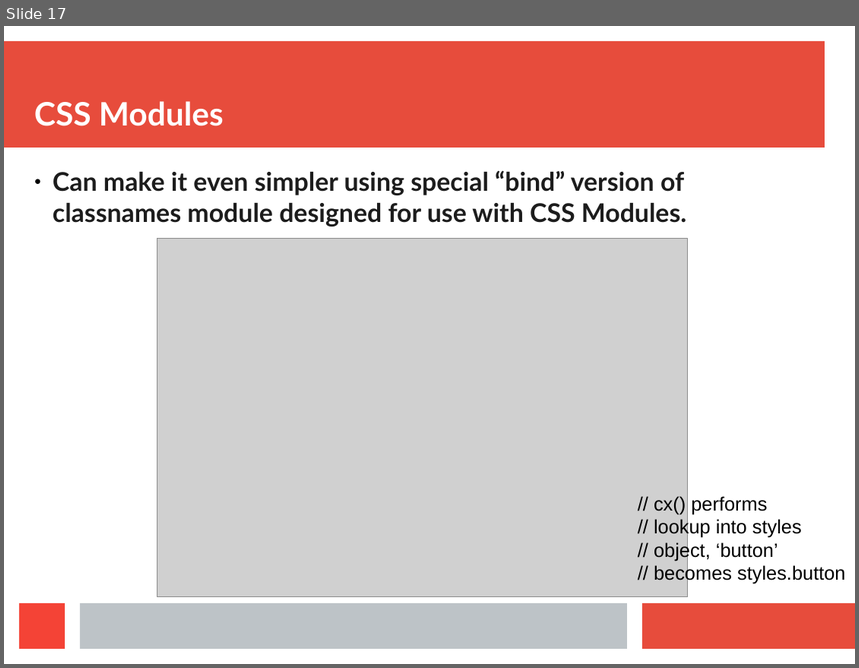
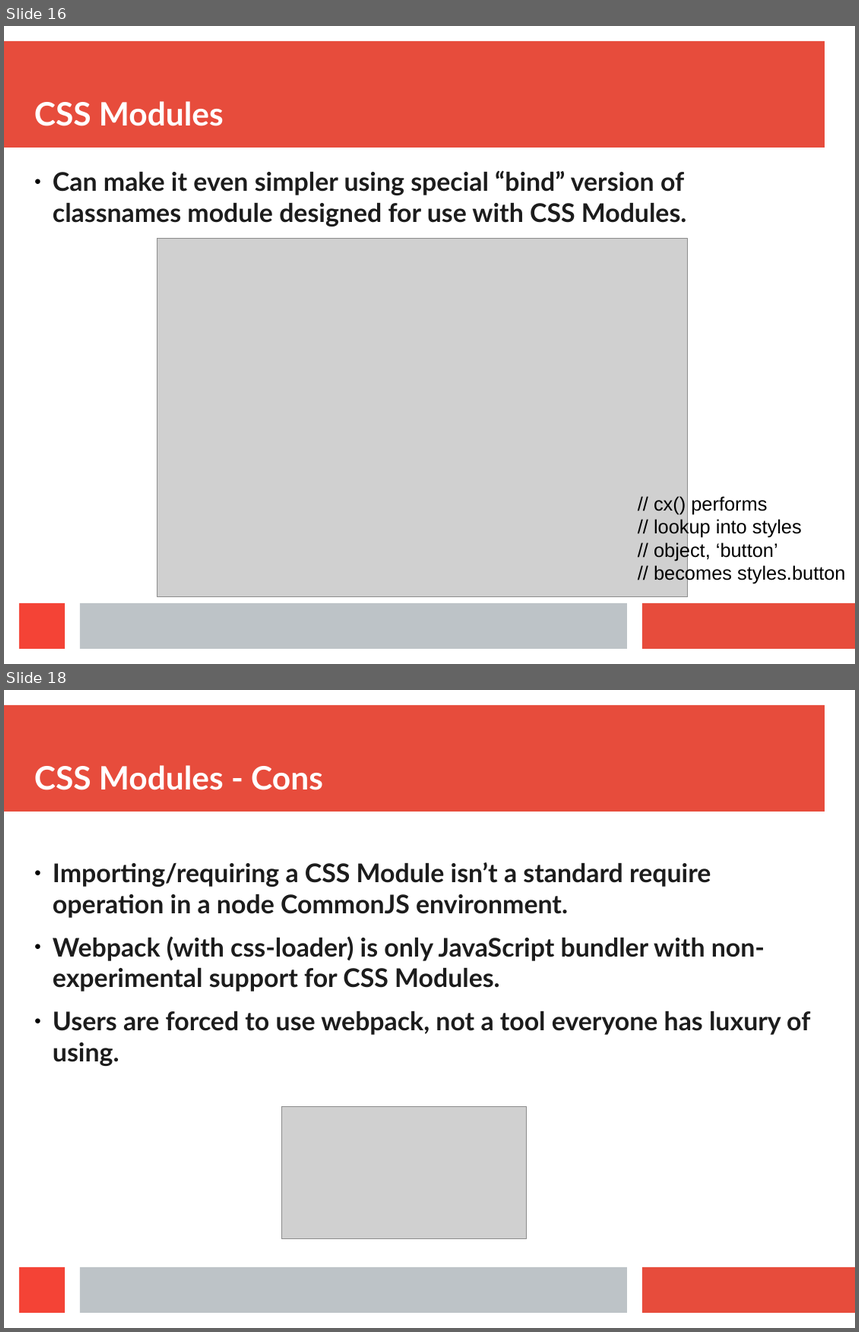
Before and after one commit to aruberto/styling-javascript-components, a slide deck: styling_react_components.odp. Shown one above the other, each under a label of ours: slide 17 before the commit, slides 16 and 18 after it; the slides between them are not shown. The pictures are 859x668 and 859x1332 pixels, drawn with LibreOffice and Linux fonts; fonts in the diff are those of the drawing; grey boxes stand for pictures. Boxes give left, top, right and bottom in pixels: in the first picture for what was removed or moved away, otherwise in the second. Text is boxed around its words. In the diff, an @@ line names an element or a change of style, - is before the commit and + after.

```diff
--- a/styling_react_components.odp
+++ b/styling_react_components.odp
@@ slide 18 added at bbox=[4, 690, 855, 1328], background #FFFFFF; not listed: 4 template elements that a slide beside it also shows @@
@@ title added at bbox=[34, 765, 323, 790], 30.1 pt, text #FFFFFF, bold @@
+CSS Modules - Cons
@@ text added at bbox=[53, 863, 810, 1066], 24 pt, text #1C1C1C, bold @@
+● Importing/requiring a CSS Module isn’t a standard require operation in a node CommonJS environment.
+● Webpack (with css-loader) is only JavaScript bundler with non-experimental support for CSS Modules.
+● Users are forced to use webpack, not a tool everyone has luxury of using.
@@ picture added at bbox=[281, 1106, 527, 1239] @@
@@ what was slide 17 is now slide 16 @@
```
Also in this commit, not shown: 2 slides changed, 4 other slides added, 2 slides removed, 1 other file.
